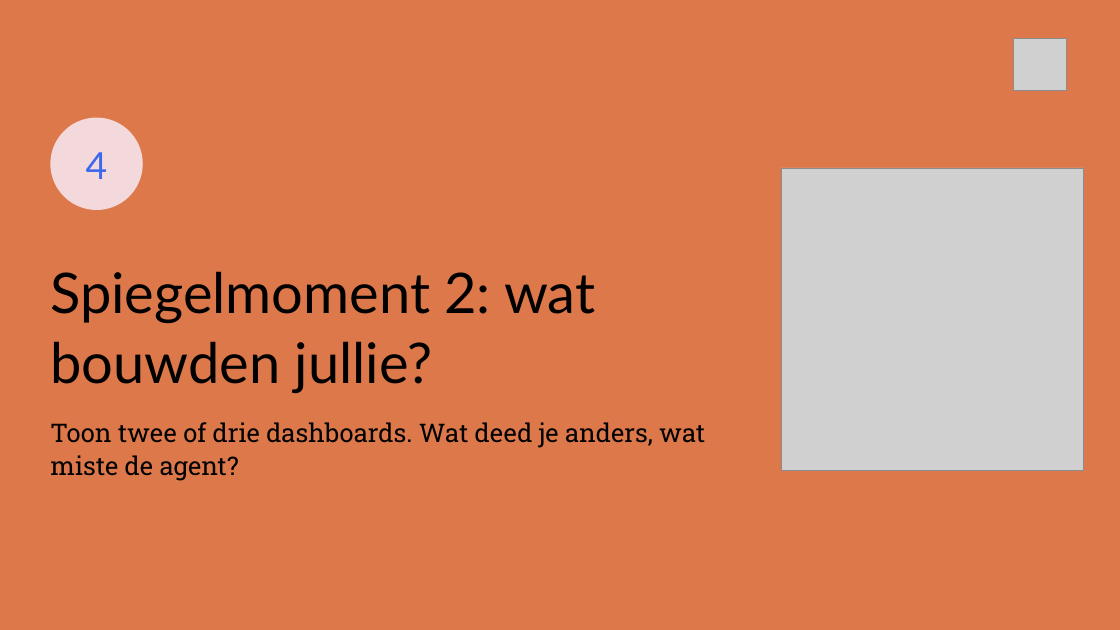
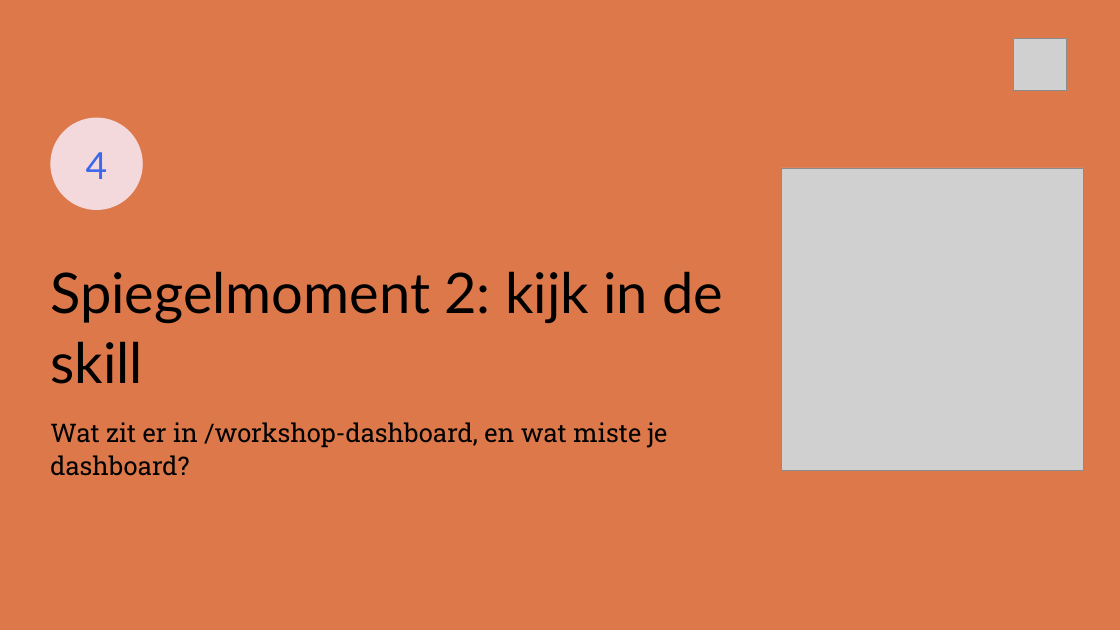
Before and after one commit to cedanl/clidev-presentaties, a slide deck: slide 19 of workshop-rad/exports/261005_workshop_rad_uitvoering.pptx (slide 17 before the commit). Drawn at 1120x630 pixels with LibreOffice and Linux fonts; fonts in the diff are those of the drawing; grey boxes stand for pictures. Boxes give left, top, right and bottom in pixels: in the first picture for what was removed or moved away, otherwise in the second. Text is boxed around its words. In the diff, an @@ line names an element or a change of style, - is before the commit and + after.

```diff
--- a/workshop-rad/exports/261005_workshop_rad_uitvoering.pptx
+++ b/workshop-rad/exports/261005_workshop_rad_uitvoering.pptx
@@ text at <box>50,271,723,384</box>: text changed @@
-Spiegelmoment 2: wat bouwden jullie?
+Spiegelmoment 2: kijk in de skill
@@ text at <box>50,422,668,476</box>: text changed @@
-Toon twee of drie dashboards. Wat deed je anders, wat miste de agent?
+Wat zit er in /workshop-dashboard, en wat miste je dashboard?
```
Also in this commit, not shown: 5 other slides changed, 7 slides added, 3 slides removed, 10 other files.
